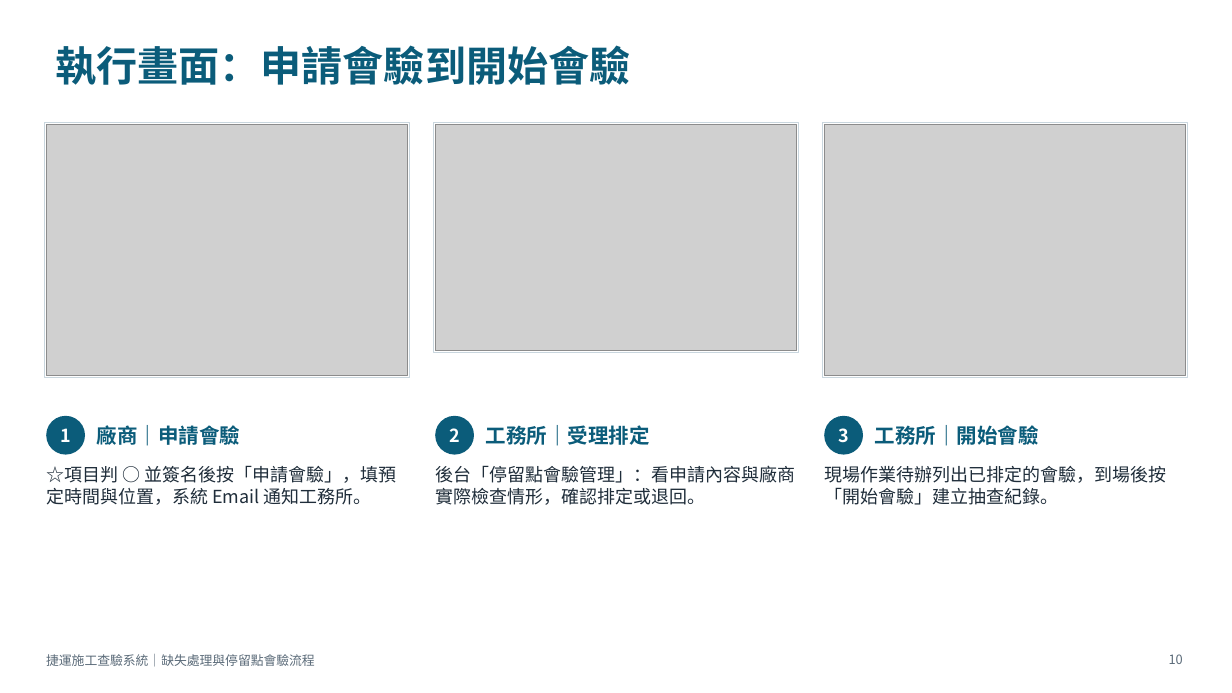
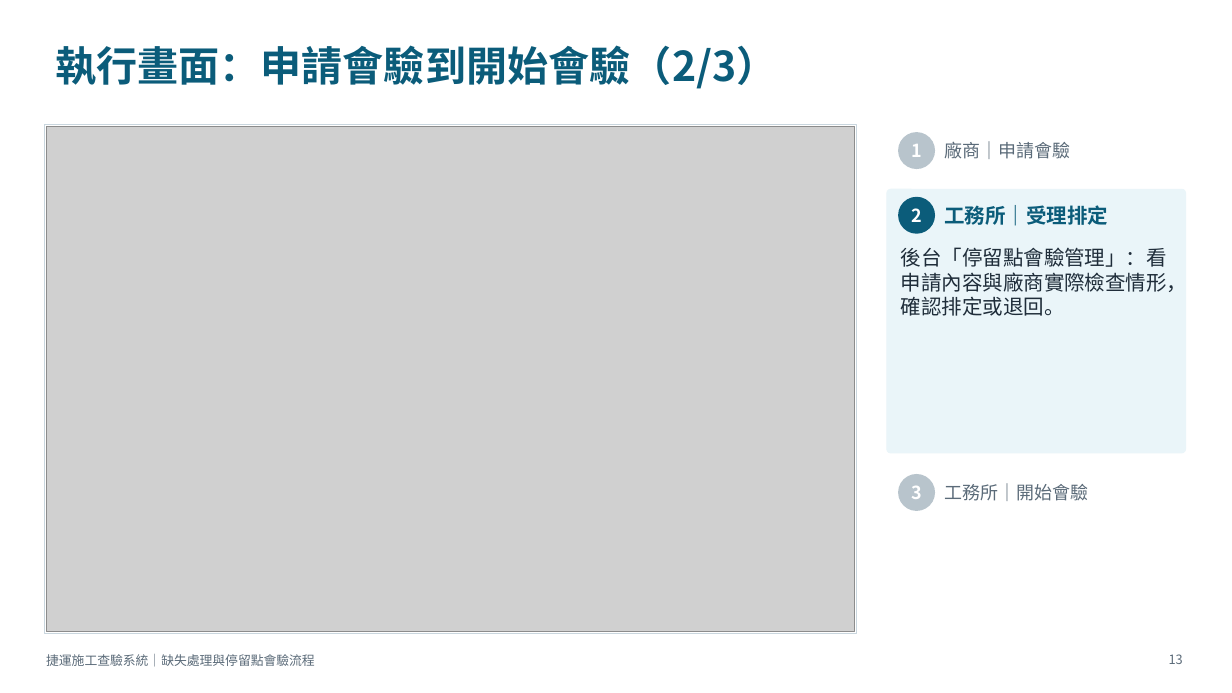
Before and after one commit to brianchou7310/MRT-Construction-QMS, a slide deck: slide 13 of 捷運施工查驗系統_缺失與停留點流程說明.pptx (slide 10 before the commit). Drawn at 1232x693 pixels with LibreOffice and Linux fonts; fonts in the diff are those of the drawing; grey boxes stand for pictures. Boxes give left, top, right and bottom in pixels: in the first picture for what was removed or moved away, otherwise in the second. Text is boxed around its words. In the diff, an @@ line names an element or a change of style, - is before the commit and + after.

```diff
--- a/捷運施工查驗系統_缺失與停留點流程說明.pptx
+++ b/捷運施工查驗系統_缺失與停留點流程說明.pptx
@@ title at (55,45,777,89): text changed @@
-執行畫面：申請會驗到開始會驗
+執行畫面：申請會驗到開始會驗（2/3）
@@ rectangle removed at (44,123,409,378) @@
@@ rectangle added at (44,125,857,634), fill #FFFFFF, outline #C9D6DE 0.75 pt @@
@@ picture: place and size @@
-picture at (435,125,797,350)
+picture at (46,127,855,632)
@@ picture removed at (46,125,408,376) @@
@@ rectangle removed at (433,123,799,352) @@
@@ rectangle removed at (823,123,1188,378) @@
@@ picture removed at (824,125,1186,376) @@
@@ ellipse "1" at (898,132,935,169): fill #0B5C7A to #B8C4CC @@
@@ ellipse "1": place and size @@
-ellipse "1" at (46,416,85,455)
+ellipse "1" at (898,132,935,169)
@@ text "廠商｜申請會驗" at (944,141,1070,159): size 16 to 14 pt, text colour #0B5C7A to #5B6B79, bold off @@
@@ text "廠商｜申請會驗": place and size @@
-text "廠商｜申請會驗" at (97,425,240,446)
+text "廠商｜申請會驗" at (944,141,1070,159)
@@ rounded rectangle added at (887,189,1186,453), fill #EAF5F9, outline #EAF5F9 1 pt @@
@@ ellipse "2": place and size @@
-ellipse "2" at (435,416,474,455)
+ellipse "2" at (898,197,935,234)
@@ text "工務所｜受理排定": place and size @@
-text "工務所｜受理排定" at (486,425,650,446)
+text "工務所｜受理排定" at (944,205,1108,226)
@@ text "後台「停留點會驗管理」：看申請內容與廠商實際檢查情形，確認排定或退回。": place and size @@
-text "後台「停留點會驗管理」：看申請內容與廠商實際檢查情形，確認排定或退回。" at (435,465,795,505)
+text "後台「停留點會驗管理」：看申請內容與廠商實際檢查情形，確認排定或退回。" at (901,247,1187,316)
@@ text "後台「停留點會驗管理」：看申請內容與廠商實際檢查情形，確認排定或退回。" at (901,247,1187,316): size 14 to 16 pt @@
@@ text removed at (46,465,396,505) @@
-☆項目判 ○ 並簽名後按「申請會驗」，填預定時間與位置，系統 Email 通知工務所。
@@ text removed at (824,466,1166,505) @@
-現場作業待辦列出已排定的會驗，到場後按「開始會驗」建立抽查紀錄。
@@ ellipse "3": place and size @@
-ellipse "3" at (824,416,863,455)
+ellipse "3" at (898,474,935,511)
@@ ellipse "3" at (898,474,935,511): fill #0B5C7A to #B8C4CC @@
@@ text "工務所｜開始會驗": place and size @@
-text "工務所｜開始會驗" at (875,425,1039,446)
+text "工務所｜開始會驗" at (944,483,1088,501)
@@ text "工務所｜開始會驗" at (944,483,1088,501): size 16 to 14 pt, text colour #0B5C7A to #5B6B79, bold off @@
@@ page number at (1169,654,1183,664): text changed @@
-10
+13
```
Also in this commit, not shown: 6 other slides changed, 11 slides added, 1 slide removed.
